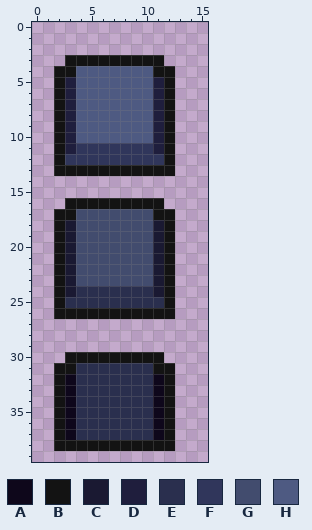
A pixel-art file gets an edit: assets/06_UI_menus/button.aseprite. The first picture shows the starting point.
16x40 pixels, 1 frame.
Palette (. is transparent): A #0e071b  B #131313  C #1a1932  D #1f1e3d  E #2a2f4e  F #30365b  G #424c6e  H #4e5a82
Now the later version:
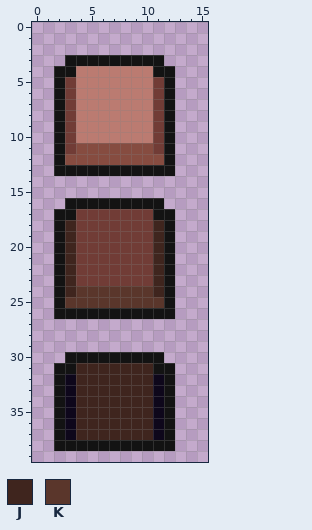
Colours new in this view: J #3f251e  K #5a362b
Change:
{"colour":"F","old":"#30365b","new":"#864c40"}
{"colour":"G","old":"#424c6e","new":"#713c36"}
{"colour":"H","old":"#4e5a82","new":"#bb7b71"}
{"y":5,"x":3,"old":"D","new":"G"}
{"y":5,"x":11,"old":"D","new":"G"}
{"y":6,"x":3,"old":"D","new":"G"}
{"y":6,"x":11,"old":"D","new":"G"}
{"y":7,"x":3,"old":"D","new":"G"}
{"y":7,"x":11,"old":"D","new":"G"}
{"y":8,"x":3,"old":"D","new":"G"}
{"y":8,"x":11,"old":"D","new":"G"}
{"y":9,"x":3,"old":"D","new":"G"}
{"y":9,"x":11,"old":"D","new":"G"}
{"y":10,"x":3,"old":"D","new":"G"}
{"y":10,"x":11,"old":"D","new":"G"}
{"y":11,"x":3,"old":"D","new":"G"}
{"y":11,"x":11,"old":"D","new":"G"}
{"y":18,"x":3,"old":"C","new":"J"}
{"y":18,"x":11,"old":"C","new":"J"}
{"y":19,"x":3,"old":"C","new":"J"}
{"y":19,"x":11,"old":"C","new":"J"}
{"y":20,"x":3,"old":"C","new":"J"}
{"y":20,"x":11,"old":"C","new":"J"}
{"y":21,"x":3,"old":"C","new":"J"}
{"y":21,"x":11,"old":"C","new":"J"}
{"y":22,"x":3,"old":"C","new":"J"}
{"y":22,"x":11,"old":"C","new":"J"}
{"y":23,"x":3,"old":"C","new":"J"}
{"y":23,"x":11,"old":"C","new":"J"}
{"y":24,"x":3,"old":"CEEEEEEEC","new":"JKKKKKKKJ"}
{"y":25,"x":3,"old":"EEEEEEEEE","new":"KKKKKKKKK"}
{"y":31,"x":4,"old":"EEEEEEE","new":"JJJJJJJ"}
{"y":32,"x":4,"old":"EEEEEEE","new":"JJJJJJJ"}
{"y":33,"x":4,"old":"EEEEEEE","new":"JJJJJJJ"}
{"y":34,"x":4,"old":"EEEEEEE","new":"JJJJJJJ"}
{"y":35,"x":4,"old":"EEEEEEE","new":"JJJJJJJ"}
{"y":36,"x":4,"old":"EEEEEEE","new":"JJJJJJJ"}
{"y":37,"x":4,"old":"EEEEEEE","new":"JJJJJJJ"}
{"label":"changed","picture_box":[65,66,164,308]}
{"label":"changed","picture_box":[76,363,153,440]}
